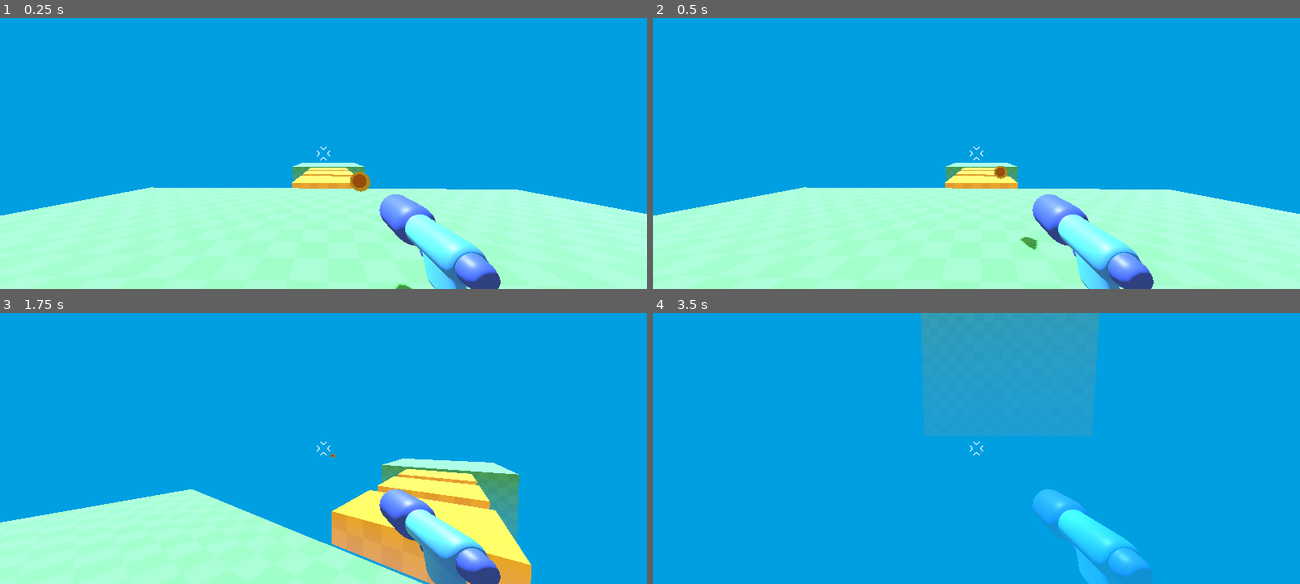
Above: before the commit, frames 1-4 (two rows, left to right).
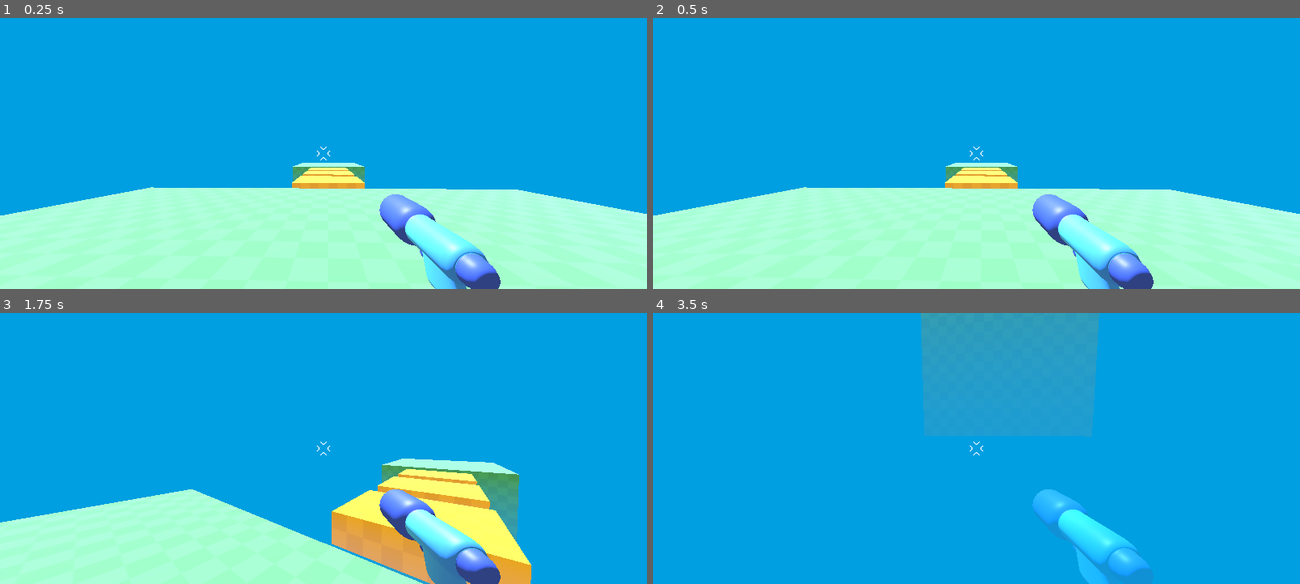
Above: after the commit, the same moments.

Repository: aloepker/first-practice-3d-game-project
Game: Godot game, scene res://level/temporary_level.tscn
Two runs of this game, one before a commit and one after it. Both use one fixed random seed, a clock stepped at 60 frames per second and the inputs below.
Inputs (mouse positions are in pixels of both pictures, inside the frame that each line leads up to):
- Up to frame 1 (0.25 s): no input
- Up to frame 2 (0.5 s): no input
- Up to frame 3 (1.75 s): move the mouse to (355, 448) at 0.52 s; hold W (move_forward) from 0.53 s (still down); tap Space (jump) at 0.77, 1.52 s; move the mouse to (291, 448) at 1.27 s
- Up to frame 4 (3.5 s): keep holding W (move_forward); move the mouse to (989, 443) at 2.02 s; move the mouse to (970, 453) at 2.77 s; tap Space (jump) at 3.02 s

The runs differ from the first frame. In frame 1, 0.2% of the frame differs, in the area x 54-64%, y 56-100%; in frame 2, 0.2%; in frame 3, less than 0.1%; in frame 4, less than 0.1%.

Commit message:
maybe i was hitting f6 on the wrong screen or something, but the top level command seems to work just fcine now. the bullet is successfully decoupled from the players orientation. Onward!

Diff:
--- a/player/player.tscn
+++ b/player/player.tscn
@@ -26,7 +26,8 @@
 transform = Transform3D(1, 0, 0, 0, 1, 0, 0, 0, 1, 0.50497377, -0.3778869, -1.2449313)
 
 [node name="Bullet3D" parent="Camera3D/Marker3D" unique_id=1474267993 instance=ExtResource("3_yw30f")]
-transform = Transform3D(1, 0, 0, 0, 1, 0, 0, 0, 1, 0, -0.007899523, -0.002051115)
+transform = Transform3D(1, 0, 0, 0, 1, 0, 0, 0, 1, 0.50497377, 1.2178273, -1.2469825)
+top_level = true
 
 [node name="Reticle" type="TextureRect" parent="." unique_id=351028195]
 anchors_preset = 8
